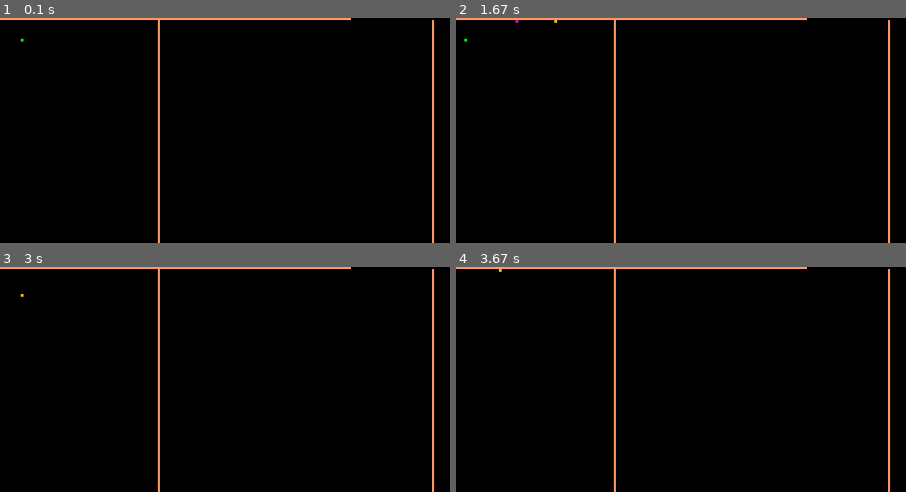
Above: before the commit, frames 1-4 (two rows, left to right).
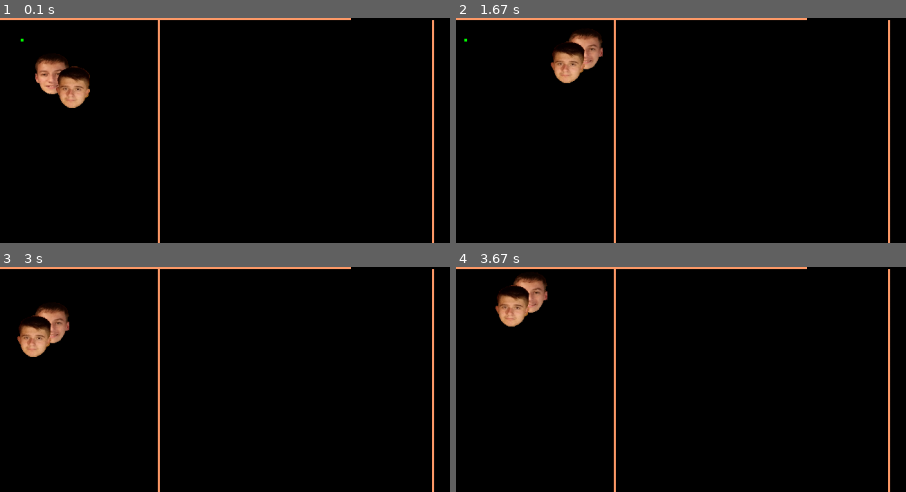
Above: after the commit, the same moments.

Repository: latuszek-piotr/gimnazjum-pygame
Game: pygame game, started from heroesofpygame/main.py
Two runs of this game, one before a commit and one after it. Both use one fixed random seed, a clock stepped at 60 frames per second and the inputs below.
Inputs:
- Up to frame 1 (0.1 s): no input
- Up to frame 2 (1.67 s): hold Right 0.33-0.8 s; hold Up 0.83-1.13 s; hold W 0.83-1.13 s; tap J at 0.9, 1.23, 1.53 s; tap I at 0.98 s; hold Right 1.17-1.63 s; hold D 1.17-1.63 s; tap K at 1.32 s
- Up to frame 3 (3 s): hold Left 1.67-2.2 s; hold A 1.67-2.2 s; tap J at 1.73, 2.03, 2.3, 2.63, 2.93 s; hold Down 2.23-2.53 s; hold S 2.23-2.53 s; tap I at 2.38 s; hold Left 2.57-2.97 s; hold A 2.57-2.97 s; tap K at 2.72 s
- Up to frame 4 (3.67 s): hold Up 3-3.37 s; hold W 3-3.37 s; tap J at 3.07, 3.47 s; hold Right from 3.4 s (still down); hold D from 3.4 s (still down); tap I at 3.55 s
The pictures show only the part of the screen within x 0-50%, y 0-50%; the shares and areas given below are measured in that part.

The runs differ from the first frame. In frame 1, 1.7% of the frame differs, in the area x 7-20%, y 17-40%; in frame 2, 1.6%; in frame 3, 1.6%; in frame 4, 1.6%.

Commit message:
Wiktor i Dominik jako player w main.py

Diff:
--- a/heroesofpygame/main.py
+++ b/heroesofpygame/main.py
@@ -5,6 +5,8 @@
 from heroesofpygame.player import Player
 from heroesofpygame.wall import Wall
 from heroesofpygame.flat import Flat, flat_1_data
+from heroesofpygame.wiktor import Wiktor
+from heroesofpygame.dominik import Dominik
 
 clock = pygame.time.Clock()
 
@@ -18,6 +20,8 @@
 player1 = Player(color=(255, 200, 0)) # Create the player
 player2 = Player(color=(255, 0, 200)) # Create the player
 player3 = Player(color=(0, 255 ,0 )) # Create the player
+player1 = Wiktor()
+player2 = Dominik()
 
 
 flat1 = Flat(flat_1_data)
